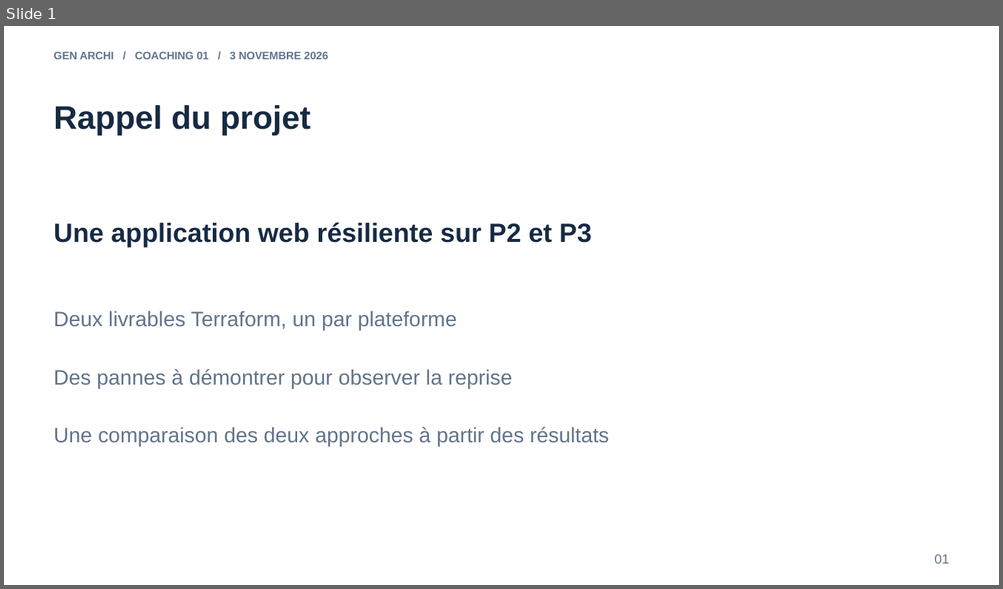
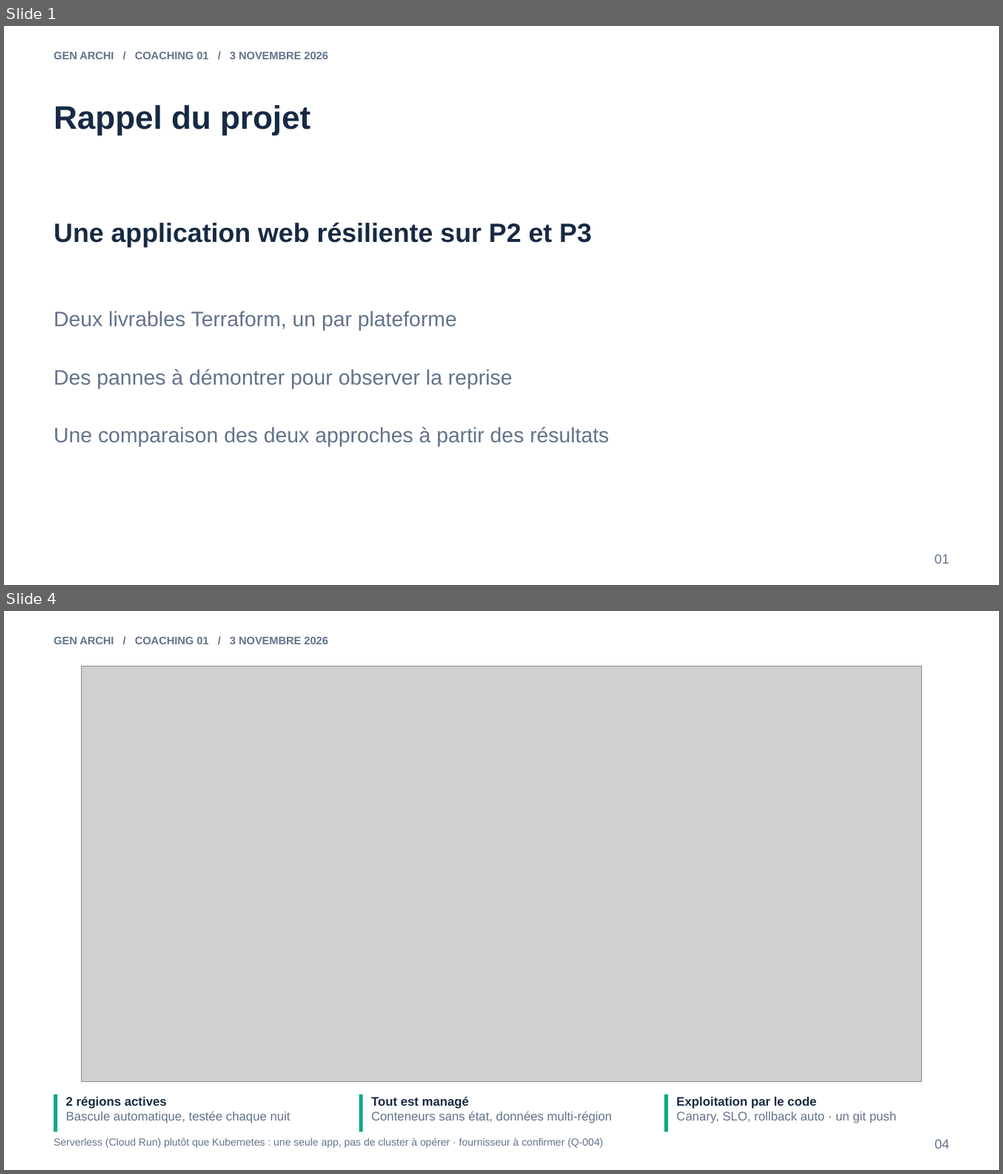
Before and after one commit to 3-Istor/GenArchi, a slide deck: docs/coaching/2026-11-03-coaching-1.pptx. Shown one above the other, each under a label of ours: slide 1 before the commit, slides 1 and 4 after it; the slides between them are not shown. The pictures are 1003x589 and 1003x1174 pixels, drawn with LibreOffice and Linux fonts; fonts in the diff are those of the drawing; grey boxes stand for pictures. Boxes give left, top, right and bottom in pixels: in the first picture for what was removed or moved away, otherwise in the second. Text is boxed around its words. In the diff, an @@ line names an element or a change of style, - is before the commit and + after.

Commit message:
feat : doc post premier coaching

```diff
--- a/docs/coaching/2026-11-03-coaching-1.pptx
+++ b/docs/coaching/2026-11-03-coaching-1.pptx
@@ slide 4 added at (x1=4, y1=611, x2=999, y2=1170), background #FFFFFF @@
@@ text added at (x1=54, y1=637, x2=327, y2=644), 10.5 pt, text #61738B, bold @@
+GEN ARCHI / COACHING 01 / 3 NOVEMBRE 2026
@@ picture added at (x1=82, y1=666, x2=922, y2=1082) @@
@@ rectangle added at (x1=54, y1=1095, x2=58, y2=1133), fill #0DA984 @@
@@ text added at (x1=66, y1=1096, x2=290, y2=1124), 12 pt, text #61738B @@
+2 régions actives
+Bascule automatique, testée chaque nuit
@@ rectangle added at (x1=359, y1=1095, x2=363, y2=1133), fill #0DA984 @@
@@ text added at (x1=371, y1=1096, x2=612, y2=1124), 12 pt, text #61738B @@
+Tout est managé
+Conteneurs sans état, données multi-région
@@ rectangle added at (x1=664, y1=1095, x2=668, y2=1133), fill #0DA984 @@
@@ text added at (x1=676, y1=1097, x2=896, y2=1124), 12 pt, text #61738B @@
+Exploitation par le code
+Canary, SLO, rollback auto · un git push
@@ text added at (x1=54, y1=1138, x2=603, y2=1148), 10 pt, text #61738B @@
+Serverless (Cloud Run) plutôt que Kubernetes : une seule app, pas de cluster à opérer · fournisseur à confirmer (Q-004)
@@ text added at (x1=934, y1=1139, x2=949, y2=1149), 12.8 pt, text #61738B @@
+04
```
Also in this commit, not shown: 4 other slides added, 4 slides removed, 11 other files.
